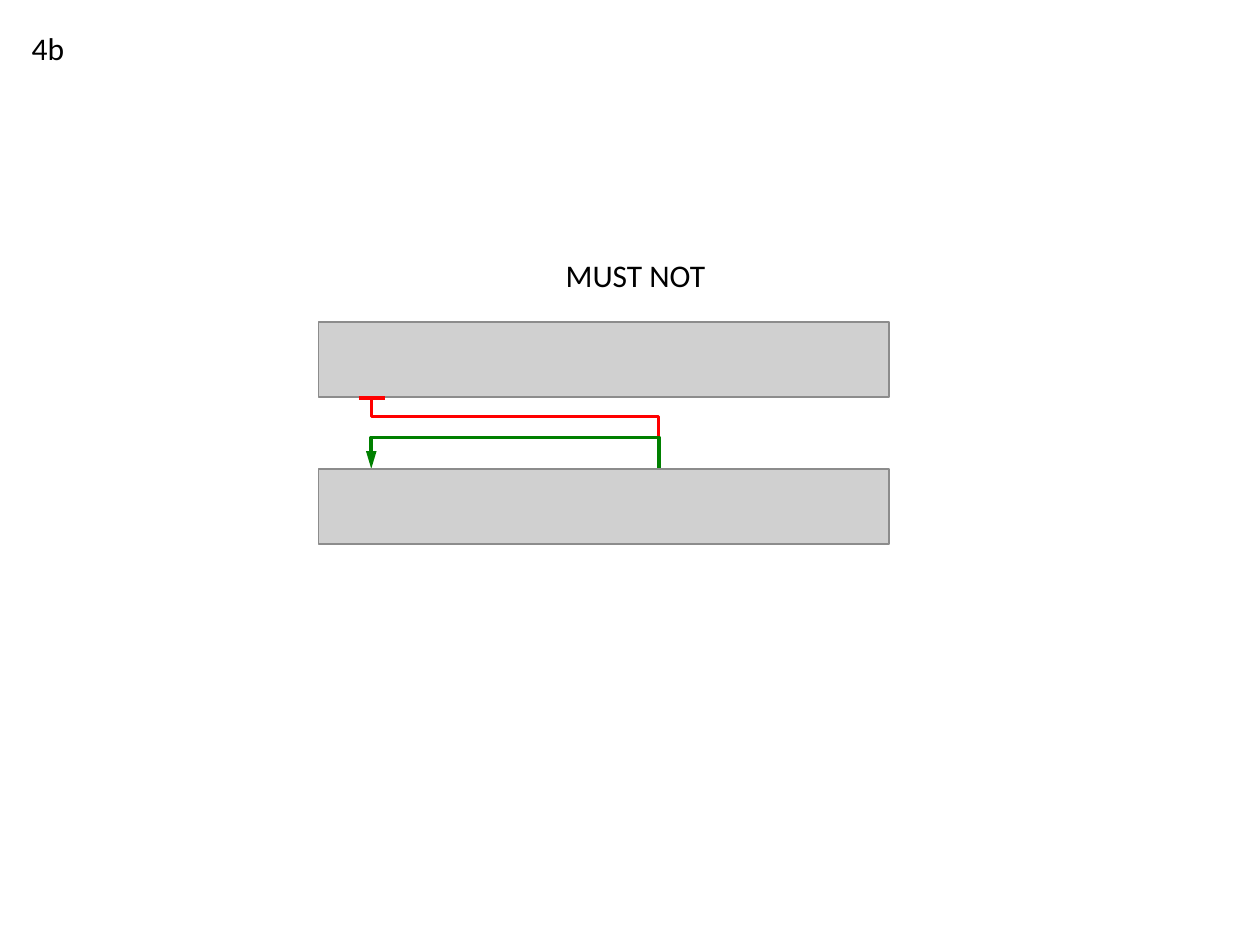
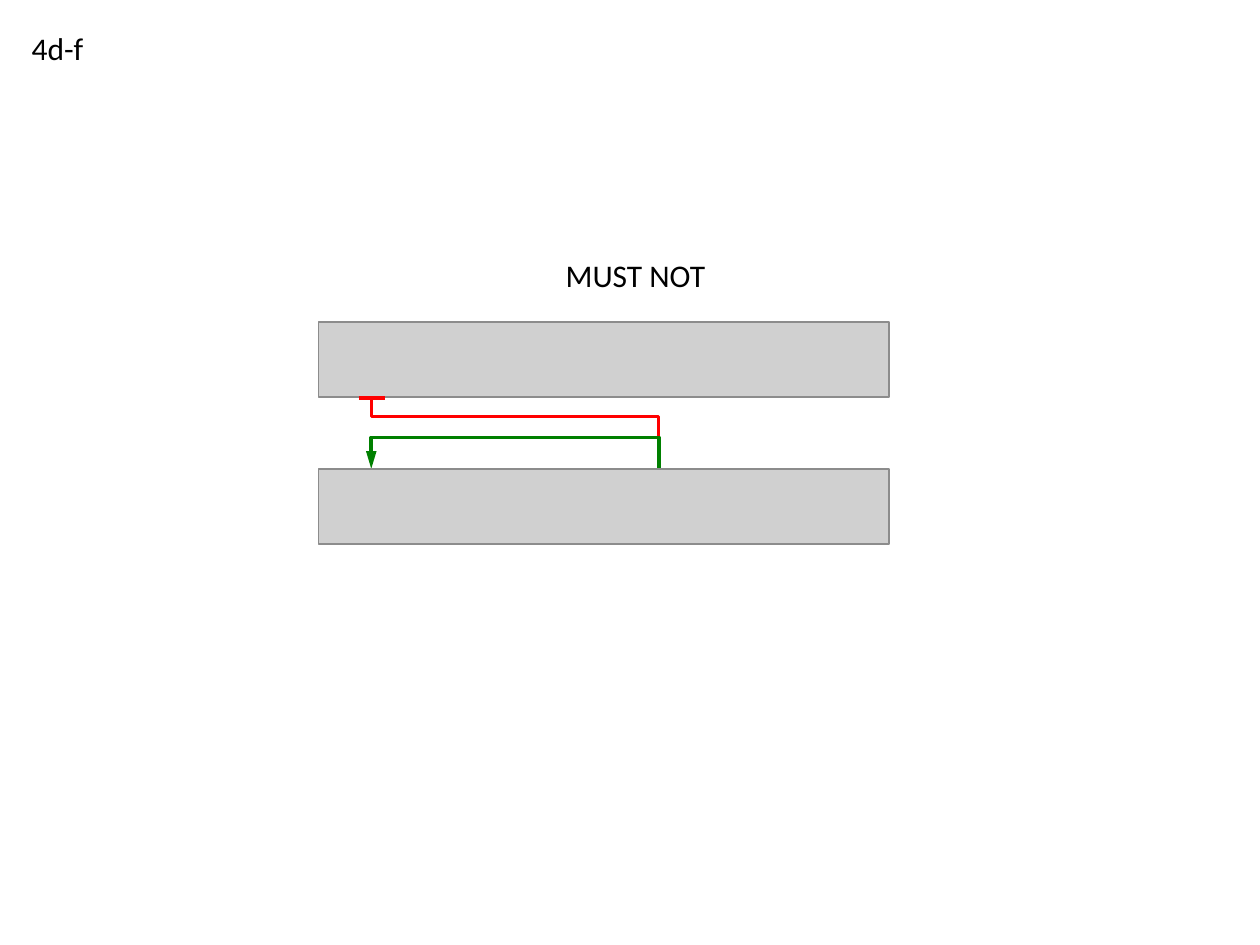
Before and after one commit to SynBioDex/SBOL-visual, a slide deck: slide 6 of specification/imgsrc/4.pptx (slide 3 before the commit). Drawn at 1260x945 pixels with LibreOffice and Linux fonts; fonts in the diff are those of the drawing; grey boxes stand for pictures. Boxes give left, top, right and bottom in pixels: in the first picture for what was removed or moved away, otherwise in the second. Text is boxed around its words. In the diff, an @@ line names an element or a change of style, - is before the commit and + after.

```diff
--- a/specification/imgsrc/4.pptx
+++ b/specification/imgsrc/4.pptx
@@ text at box(32, 38, 83, 61): text changed @@
-4b
+4d-f
```
Also in this commit, not shown: 2 slides added, 22 other files.
